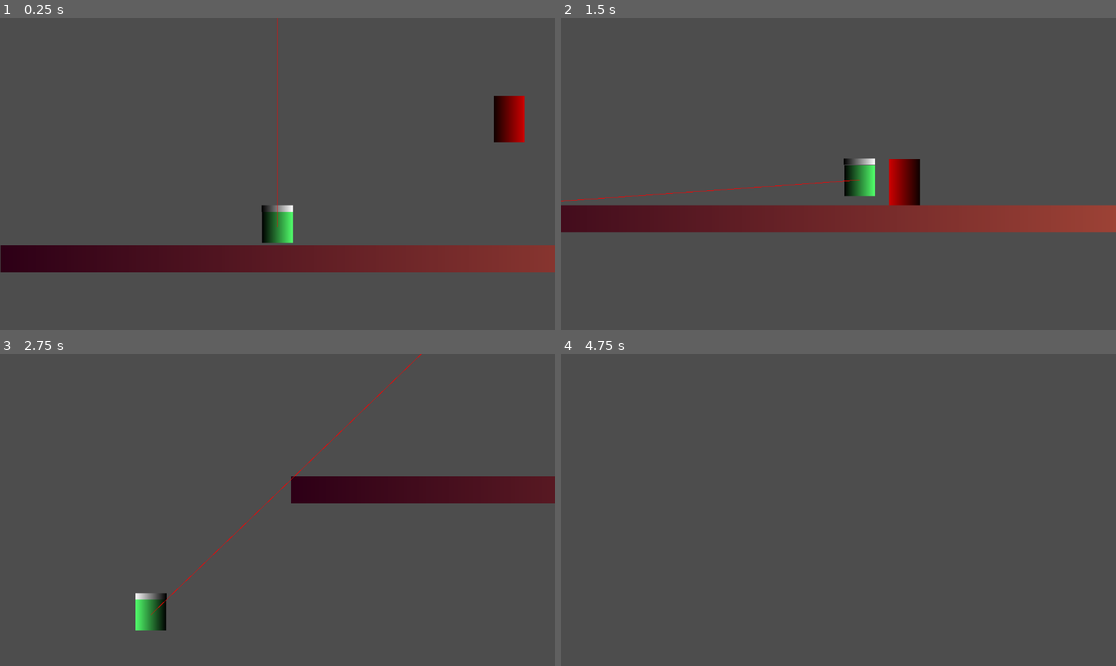
Above: before the commit, frames 1-4 (two rows, left to right).
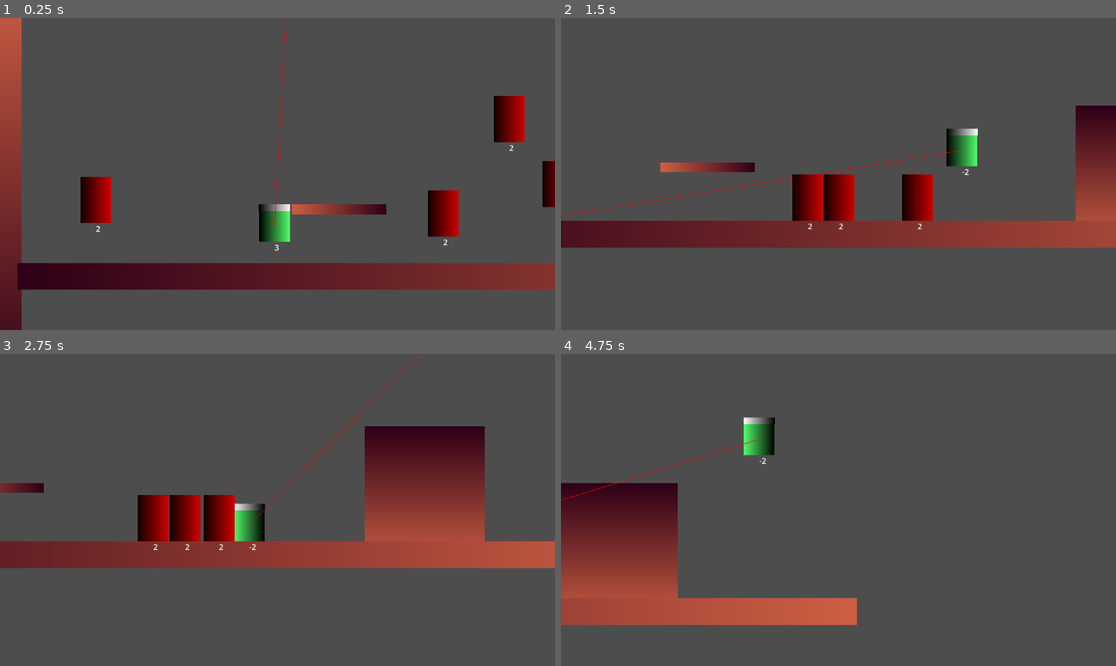
Above: after the commit, the same moments.

Repository: muffindohoah/coffee
Game: Godot game, scene res://test_level.tscn
Two runs of this game, one before a commit and one after it. Both use one fixed random seed, a clock stepped at 60 frames per second and the inputs below.
Inputs (mouse positions are in pixels of both pictures, inside the frame that each line leads up to):
- Up to frame 1 (0.25 s): no input
- Up to frame 2 (1.5 s): move the mouse to (960, 158) at 0.52 s; hold D (right) from 0.53 s (still down); tap Shift (dodgeparry) at 0.6 s; tap W (jump) at 0.77 s; click (960, 158) at 0.8 s; move the mouse to (727, 189) at 1.27 s; click (727, 189) at 1.35 s
- Up to frame 3 (2.75 s): tap W (jump) at 1.52 s; tap Shift (dodgeparry) at 1.55, 2.1 s; move the mouse to (333, 441) at 2.02 s; release D (right) at 2.03 s; hold A (left) from 2.03 s (still down); click (333, 441) at 2.3 s
- Up to frame 4 (4.75 s): move the mouse to (810, 572) at 2.77 s; release A (left) at 2.78 s; hold D (right) 2.78-4.28 s; click (810, 572) at 2.85 s; tap W (jump) at 3.02, 3.77, 4.52 s; tap Shift (dodgeparry) at 3.05, 3.6, 4.55 s; move the mouse to (1005, 556) at 3.52 s; click (1005, 556) at 3.8 s; move the mouse to (672, 463) at 4.27 s; hold A (left) from 4.28 s (still down); click (672, 463) at 4.35 s

The runs differ from the first frame. In frame 1, 18% of the frame differs, in the area x 0-100%, y 0-100%; in frame 2, 16%; in frame 3, 23%, in the area x 0-100%, y 0-89%; in frame 4, 13%.

Commit message:
added counter, fixed roll/parry + more

Diff:
--- a/coffee/enemy.gd
+++ b/coffee/enemy.gd
@@ -1,13 +1,22 @@
 extends CharacterBody2D
 
 
-const SPEED = 300.0
-const ACCELERATION = 500.0
-const JUMP_VELOCITY = -400.0
+@export var SPEED = 300.0
+@export var ACCELERATION = 500.0
+@export var JUMP_VELOCITY = -400.0
+@export var INITIAL_HEALTH = 2
+@export var BASE_DAMAGE = 1
 
+var knockback: Vector2
+
+var health = INITIAL_HEALTH
 var targets: Array[Node2D] = []
 
+
+
 func _physics_process(delta: float) -> void:
+
+	$healthLabel.text = str(health)
 	# Add the gravity.
 	if not is_on_floor():
 		velocity += get_gravity() * delta
@@ -26,10 +35,16 @@
 		else:
 			velocity.x = move_toward(velocity.x, 0, ACCELERATION * delta)
 
+
+	knockback = knockback.move_toward(Vector2.ZERO, 2000 * delta)
+	velocity += knockback
 	move_and_slide()
+	velocity -= knockback
 
-func hit(damage: int) -> void:
-	die()
+func hit(from:CharacterBody2D, damage: int) -> void:
+	health -= damage
+	if health <= 0:
+		die()
 
 func die() -> void:
 	queue_free()
@@ -40,8 +55,4 @@
 
 func _on_attack_body_entered(body: Node2D) -> void:
 	if body.is_in_group("player") and body.is_in_group("damageable"):
-		var b := body as CharacterBody2D
-		b.knockback += Vector2(
-			sign(b.global_position.x - global_position.x) * 1000,
-			-500
-		)
+		body.hit(self, BASE_DAMAGE)
--- a/coffee/enemy.tscn
+++ b/coffee/enemy.tscn
@@ -21,7 +21,7 @@
 
 [node name="enemy" type="CharacterBody2D" groups=["damageable", "enemy"]]
 collision_layer = 16
-collision_mask = 3
+collision_mask = 18
 script = ExtResource("1_2kq0b")
 
 [node name="flip2d" parent="." instance=ExtResource("2_7f8vj")]
@@ -51,5 +51,10 @@
 position = Vector2(0, -54.5)
 shape = SubResource("RectangleShape2D_hqgik")
 
+[node name="healthLabel" type="Label" parent="."]
+offset_right = 40.0
+offset_bottom = 23.0
+text = "0"
+
 [connection signal="body_entered" from="detectionrange" to="." method="_on_detectionrange_body_entered"]
 [connection signal="body_entered" from="attack" to="." method="_on_attack_body_entered"]
--- a/coffee/hitbox.tscn
+++ b/coffee/hitbox.tscn
@@ -3,3 +3,4 @@
 [node name="hitbox" type="Area2D" groups=["hitbox"]]
 
 [node name="CollisionShape2D" type="CollisionShape2D" parent="."]
+debug_color = Color(0.683497, 0.0981271, 0.214565, 0.42)
--- a/coffee/level_select.tscn
+++ b/coffee/level_select.tscn
@@ -104,6 +104,89 @@
 shader_parameter/_specular_strength = 0.075
 shader_parameter/_glossiness = 0.067
 
+[sub_resource type="Animation" id="Animation_lv6sf"]
+length = 0.001
+tracks/0/type = "value"
+tracks/0/imported = false
+tracks/0/enabled = true
+tracks/0/path = NodePath("Camera3D:rotation")
+tracks/0/interp = 1
+tracks/0/loop_wrap = true
+tracks/0/keys = {
+"times": PackedFloat32Array(0),
+"transitions": PackedFloat32Array(1),
+"update": 0,
+"values": [Vector3(-0.216421, 0.216421, 0)]
+}
+tracks/1/type = "value"
+tracks/1/imported = false
+tracks/1/enabled = true
+tracks/1/path = NodePath("Camera3D:position")
+tracks/1/interp = 1
+tracks/1/loop_wrap = true
+tracks/1/keys = {
+"times": PackedFloat32Array(0),
+"transitions": PackedFloat32Array(1),
+"update": 0,
+"values": [Vector3(0, 16.045, -1.58)]
+}
+
+[sub_resource type="Animation" id="Animation_oalcu"]
+resource_name = "corporate"
+length = 1.5
+tracks/0/type = "value"
+tracks/0/imported = false
+tracks/0/enabled = true
+tracks/0/path = NodePath("Camera3D:position")
+tracks/0/interp = 1
+tracks/0/loop_wrap = true
+tracks/0/keys = {
+"times": PackedFloat32Array(1.5),
+"transitions": PackedFloat32Array(1),
+"update": 0,
+"values": [Vector3(-0.165, 15.18, -1.62)]
+}
+tracks/1/type = "value"
+tracks/1/imported = false
+tracks/1/enabled = true
+tracks/1/path = NodePath("Camera3D:rotation")
+tracks/1/interp = 1
+tracks/1/loop_wrap = true
+tracks/1/keys = {
+"times": PackedFloat32Array(1.5),
+"transitions": PackedFloat32Array(0.258816),
+"update": 0,
+"values": [Vector3(0.411898, 3.12763, 0)]
+}
+
+[sub_resource type="Animation" id="Animation_fw4ki"]
+resource_name = "country"
+length = 1.5
+tracks/0/type = "value"
+tracks/0/imported = false
+tracks/0/enabled = true
+tracks/0/path = NodePath("Camera3D:rotation")
+tracks/0/interp = 1
+tracks/0/loop_wrap = true
+tracks/0/keys = {
+"times": PackedFloat32Array(1.5),
+"transitions": PackedFloat32Array(0.392292),
+"update": 0,
+"values": [Vector3(-0.216421, 1.73311, 0)]
+}
+tracks/1/type = "value"
+tracks/1/imported = false
+tracks/1/enabled = true
+tracks/1/path = NodePath("Camera3D:position")
+tracks/1/interp = 1
+tracks/1/loop_wrap = true
+tracks/1/keys = {
+"times": PackedFloat32Array(1.5),
+"transitions": PackedFloat32Array(0.392292),
+"update": 0,
+"values": [Vector3(-1.755, 15, -2.025)]
+}
+
 [sub_resource type="Animation" id="Animation_7pggq"]
 resource_name = "industrial"
 length = 1.5
@@ -132,34 +215,6 @@
 "values": [Vector3(0.432842, -1.5708, 0)]
 }
 
-[sub_resource type="Animation" id="Animation_oalcu"]
-resource_name = "corporate"
-length = 1.5
-tracks/0/type = "value"
-tracks/0/imported = false
-tracks/0/enabled = true
-tracks/0/path = NodePath("Camera3D:position")
-tracks/0/interp = 1
-tracks/0/loop_wrap = true
-tracks/0/keys = {
-"times": PackedFloat32Array(1.5),
-"transitions": PackedFloat32Array(1),
-"update": 0,
-"values": [Vector3(-0.165, 15.18, -1.62)]
-}
-tracks/1/type = "value"
-tracks/1/imported = false
-tracks/1/enabled = true
-tracks/1/path = NodePath("Camera3D:rotation")
-tracks/1/interp = 1
-tracks/1/loop_wrap = true
-tracks/1/keys = {
-"times": PackedFloat32Array(1.5),
-"transitions": PackedFloat32Array(0.258816),
-"update": 0,
-"values": [Vector3(0.411898, 3.12763, 0)]
-}
-
 [sub_resource type="Animation" id="Animation_aul1w"]
 resource_name = "residential"
 length = 1.5
@@ -183,61 +238,6 @@
 tracks/1/loop_wrap = true
 tracks/1/keys = {
 "times": PackedFloat32Array(1.5),
-"transitions": PackedFloat32Array(1),
-"update": 0,
-"values": [Vector3(0, 16.045, -1.58)]
-}
-
-[sub_resource type="Animation" id="Animation_fw4ki"]
-resource_name = "country"
-length = 1.5
-tracks/0/type = "value"
-tracks/0/imported = false
-tracks/0/enabled = true
-tracks/0/path = NodePath("Camera3D:rotation")
-tracks/0/interp = 1
-tracks/0/loop_wrap = true
-tracks/0/keys = {
-"times": PackedFloat32Array(1.5),
-"transitions": PackedFloat32Array(0.392292),
-"update": 0,
-"values": [Vector3(-0.216421, 1.73311, 0)]
-}
-tracks/1/type = "value"
-tracks/1/imported = false
-tracks/1/enabled = true
-tracks/1/path = NodePath("Camera3D:position")
-tracks/1/interp = 1
-tracks/1/loop_wrap = true
-tracks/1/keys = {
-"times": PackedFloat32Array(1.5),
-"transitions": PackedFloat32Array(0.392292),
-"update": 0,
-"values": [Vector3(-1.755, 15, -2.025)]
-}
-
-[sub_resource type="Animation" id="Animation_lv6sf"]
-length = 0.001
-tracks/0/type = "value"
-tracks/0/imported = false
-tracks/0/enabled = true
-tracks/0/path = NodePath("Camera3D:rotation")
-tracks/0/interp = 1
-tracks/0/loop_wrap = true
-tracks/0/keys = {
-"times": PackedFloat32Array(0),
-"transitions": PackedFloat32Array(1),
-"update": 0,
-"values": [Vector3(-0.216421, 0.216421, 0)]
-}
-tracks/1/type = "value"
-tracks/1/imported = false
-tracks/1/enabled = true
-tracks/1/path = NodePath("Camera3D:position")
-tracks/1/interp = 1
-tracks/1/loop_wrap = true
-tracks/1/keys = {
-"times": PackedFloat32Array(0),
 "transitions": PackedFloat32Array(1),
 "update": 0,
 "values": [Vector3(0, 16.045, -1.58)]
@@ -252,50 +252,48 @@
 "residential": SubResource("Animation_aul1w")
 }
 
-[sub_resource type="FastNoiseLite" id="FastNoiseLite_t1c1e"]
-seed = 205
-frequency = 0.0005
-offset = Vector3(0, 487.8, 0)
-domain_warp_enabled = true
-metadata/_preview_in_3d_space_ = true
-
-[sub_resource type="NoiseTexture2D" id="NoiseTexture2D_q8ivv"]
-noise = SubResource("FastNoiseLite_t1c1e")
-
-[sub_resource type="ProceduralSkyMaterial" id="ProceduralSkyMaterial_klofm"]
-sky_cover = SubResource("NoiseTexture2D_q8ivv")
-
-[sub_resource type="Sky" id="Sky_vdg3i"]
-sky_material = SubResource("ProceduralSkyMaterial_klofm")
-
-[sub_resource type="Environment" id="Environment_21piy"]
+[sub_resource type="FastNoiseLite" id="FastNoiseLite_11fp4"]
+
+[sub_resource type="NoiseTexture2D" id="NoiseTexture2D_t0672"]
+in_3d_space = true
+seamless = true
+noise = SubResource("FastNoiseLite_11fp4")
+
+[sub_resource type="ProceduralSkyMaterial" id="ProceduralSkyMaterial_dm55r"]
+sky_curve = 0.974702
+sky_cover = SubResource("NoiseTexture2D_t0672")
+energy_multiplier = 2.47
+
+[sub_resource type="Sky" id="Sky_afmsg"]
+sky_material = SubResource("ProceduralSkyMaterial_dm55r")
+
+[sub_resource type="Environment" id="Environment_rdem1"]
 background_mode = 2
-sky = SubResource("Sky_vdg3i")
-ambient_light_source = 3
+sky = SubResource("Sky_afmsg")
+reflected_light_source = 2
 tonemap_mode = 1
 ssr_enabled = true
 ssao_enabled = true
 ssil_enabled = true
 sdfgi_enabled = true
-glow_normalized = true
-fog_mode = 1
-fog_sun_scatter = 1.0
-fog_density = 1.0
-volumetric_fog_enabled = true
-volumetric_fog_density = 0.0184
-adjustment_brightness = 0.58
+sdfgi_use_occlusion = true
+glow_enabled = true
 
 [node name="level_select" type="Node3D"]
 script = ExtResource("1_00viv")
+
+[node name="DirectionalLight3D" type="DirectionalLight3D" parent="."]
+transform = Transform3D(-0.910684, -0.342479, 0.231005, 0, 0.559193, 0.829038, -0.413104, 0.754991, -0.509248, 0, 0, 0)
+shadow_enabled = true
 
 [node name="MeshInstance3D" type="MeshInstance3D" parent="."]
 mesh = ExtResource("1_fqjfc")
 surface_material_override/1 = SubResource("ShaderMaterial_qvs10")
 
 [node name="Camera3D" type="Camera3D" parent="."]
-transform = Transform3D(0.976672, -0.0461113, 0.209726, 0, 0.976672, 0.214735, -0.214735, -0.209726, 0.953889, 0, 16.045, -1.58)
+transform = Transform3D(0.976672, -0.0461113, 0.209726, 0, 0.976672, 0.214736, -0.214735, -0.209726, 0.953889, 0, 16.045, -1.58)
 current = true
-fov = 98.2
+fov = 106.7
 
 [node name="AnimationPlayer" type="AnimationPlayer" parent="."]
 libraries = {
@@ -306,4 +304,4 @@
 [node name="CanvasLayer" type="CanvasLayer" parent="."]
 
 [node name="WorldEnvironment" type="WorldEnvironment" parent="."]
-environment = SubResource("Environment_21piy")
+environment = SubResource("Environment_rdem1")
--- a/coffee/player.gd
+++ b/coffee/player.gd
@@ -2,26 +2,38 @@
 
 @onready var anim_player := $AnimationPlayer
 @onready var dodge_cooldown_timer := $dodgecooldown
+@onready var counter_pivotpoint = $counterpivotpoint
+@onready var counter_hitbox = $counterpivotpoint/counter_hitbox
+@onready var slice_hitbox = $flip2d/slice_hitbox
 
 const COOLDOWN := 0.5
 const ROLL_SPEED := 1000
 const SPEED := 500.0
 const GRAVITY := 5000.0
 const JUMP_SPEED := 0.3 * GRAVITY# + 1000.0
+const BASE_DAMAGE := 1
+const INITIAL_HEALTH := 3
 
+var health = INITIAL_HEALTH
 var knockback := Vector2.ZERO
 
 var isinvulnerable := true
 var canattack := true
 var canmove := true
+var doesgravity := true
 
 func _ready() -> void:
 	dodge_cooldown_timer.wait_time = COOLDOWN
+	counter_hitbox.monitoring = false
+	slice_hitbox.monitoring = false
 
 func _process(delta: float) -> void:
 	$Line2D.look_at(get_global_mouse_position())
 
 func _physics_process(delta: float) -> void:
+
+	$healthLabel.text = str(health)
+
 
 	if canmove:
 		_movement_process(delta)
@@ -38,15 +50,21 @@
 
 	var direction := Input.get_axis("left", "right")
 
-	if Input.is_action_just_pressed("dodgeparry") && (Input.is_action_pressed("left") or Input.is_action_pressed("right")):
-		roll(direction)
+	if canattack:
+		if Input.is_action_just_pressed("melee"):
+			slice()
 
-	elif Input.is_action_just_pressed("dodgeparry"):
-		parry()
+	if dodge_cooldown_timer.time_left <= 0:
+		if Input.is_action_just_pressed("dodgeparry") && (Input.is_action_pressed("left") or Input.is_action_pressed("right")):
+			roll(direction)
+
+		elif Input.is_action_just_pressed("dodgeparry"):
+			parry()
 
 func _movement_process(delta: float):
-	if not is_on_floor():
-		velocity.y += GRAVITY * delta
+	if doesgravity:
+		if not is_on_floor():
+			velocity.y += GRAVITY * delta
 	if Input.is_action_just_pressed("jump") and is_on_floor():
 		velocity.y -= JUMP_SPEED
 	var direction := Input.get_axis("left", "right")
@@ -60,24 +78,72 @@
 	if direction > 0: $flip2d.face(1)
 
 func parry():
-	if dodge_cooldown_timer.time_left == 0:
-		anim_player.play("parry")
-		dodge_cooldown_timer.start()
+
+	isinvulnerable = true
+	doesgravity = false
+	anim_player.play("parry")
+	dodge_cooldown_timer.start()
+
+func counter(enemy):
+	anim_player.pause()
+	counter_pivotpoint.look_at(enemy.position)
+	counter_hitbox.monitoring = true
+	anim_player.play()
+	#dodge_cooldown_timer.stop()
+	#dodge_cooldown_timer.start(0)
+	self.knockback += Vector2(
+			sign(self.global_position.x - enemy.global_position.x) * 1000,
+			-1000
+		)
+
 
 func roll(direction):
-	if dodge_cooldown_timer.time_left == 0:
-		canmove = false
-		anim_player.play("roll")
-		velocity.y += -20
-		velocity.x = direction * ROLL_SPEED
-		dodge_cooldown_timer.start()
+	slice_hitbox.monitoring = false
+
+
+	set_collision_mask_value(5, false)
+	canmove = false
+	anim_player.play("roll")
+	velocity.y += -20
+	velocity.x = direction * ROLL_SPEED
+	dodge_cooldown_timer.start()
 
 func _on_animation_player_animation_finished(anim_name: StringName) -> void:
 	if anim_name == "roll":
 		canmove = true
+		set_collision_mask_value(5, true)
+	if anim_name == "parry":
+		isinvulnerable = false
+		doesgravity = true
+		counter_hitbox.monitoring = false
+		counter_hitbox.monitorable = false
 
-func hit(damage: int) -> void:
-	pass
+func hit(from: CharacterBody2D, damage: int) -> void:
+	if anim_player.current_animation == "parry":
+		counter(from)
+	elif anim_player.current_animation == "roll":
+		print("rollthrough")
+	else:
+		health -= damage
+		self.knockback += Vector2(
+			sign(self.global_position.x - from.global_position.x) * 1000,
+			-500
+		)
 
 func die() -> void:
 	queue_free()
+
+func _on_counter_hitbox_body_entered(body: Node2D) -> void:
+	if body.is_in_group("damageable"):
+		body.hit(self, BASE_DAMAGE)
+
+func slice():
+	anim_player.play("slice")
+
+func _on_slice_hitbox_body_entered(body: Node2D) -> void:
+	if body.is_in_group("damageable"):
+		body.hit(self, BASE_DAMAGE)
+		body.knockback += Vector2(
+			sign(body.global_position.x - global_position.x) * 400,
+			-300
+		)
--- a/coffee/player.tscn
+++ b/coffee/player.tscn
@@ -1,7 +1,8 @@
-[gd_scene load_steps=12 format=3 uid="uid://dsiagdguuasxg"]
+[gd_scene load_steps=17 format=3 uid="uid://dsiagdguuasxg"]
 
 [ext_resource type="Script" path="res://player.gd" id="1_53qcj"]
 [ext_resource type="PackedScene" uid="uid://ddtj8kqkup2gn" path="res://scenes/components/flip_2d.tscn" id="2_m1dq5"]
+[ext_resource type="PackedScene" uid="uid://dvsrfwsjm0ejv" path="res://hitbox.tscn" id="3_gko32"]
 
 [sub_resource type="Gradient" id="Gradient_t1l8p"]
 
@@ -12,6 +13,9 @@
 
 [sub_resource type="GradientTexture1D" id="GradientTexture1D_qfsk1"]
 gradient = SubResource("Gradient_sfueg")
+
+[sub_resource type="RectangleShape2D" id="RectangleShape2D_u8y4p"]
+size = Vector2(60, 36)
 
 [sub_resource type="CapsuleShape2D" id="CapsuleShape2D_htvss"]
 radius = 32.0
@@ -31,10 +35,34 @@
 "update": 0,
 "values": [Color(0.32, 1, 0.422, 1)]
 }
+tracks/1/type = "value"
+tracks/1/imported = false
+tracks/1/enabled = true
+tracks/1/path = NodePath("flip2d/slice_hitbox:monitoring")
+tracks/1/interp = 1
+tracks/1/loop_wrap = true
+tracks/1/keys = {
+"times": PackedFloat32Array(0),
+"transitions": PackedFloat32Array(1),
+"update": 1,
+"values": [true]
+}
+tracks/2/type = "value"
+tracks/2/imported = false
+tracks/2/enabled = true
+tracks/2/path = NodePath("flip2d/slice_hitbox:visible")
+tracks/2/interp = 1
+tracks/2/loop_wrap = true
+tracks/2/keys = {
+"times": PackedFloat32Array(0),
+"transitions": PackedFloat32Array(1),
+"update": 1,
+"values": [true]
+}
 
 [sub_resource type="Animation" id="Animation_60v6o"]
 resource_name = "parry"
-length = 0.1
+length = 0.3
 tracks/0/type = "value"
 tracks/0/imported = false
 tracks/0/enabled = true
@@ -42,7 +70,7 @@
 tracks/0/interp = 1
 tracks/0/loop_wrap = true
 tracks/0/keys = {
-"times": PackedFloat32Array(0, 0.1),
+"times": PackedFloat32Array(0, 0.233333),
 "transitions": PackedFloat32Array(1, 1),
 "update": 0,
 "values": [Color(1, 1, 1, 1), Color(0.32, 1, 0.422, 1)]
@@ -52,15 +80,51 @@
 resource_name = "roll"
 length = 0.3
 
+[sub_resource type="Animation" id="Animation_2ncfx"]
+resource_name = "counter"
+
+[sub_resource type="Animation" id="Animation_hp5m2"]
+resource_name = "slice"
+length = 0.3
+tracks/0/type = "value"
+tracks/0/imported = false
+tracks/0/enabled = true
+tracks/0/path = NodePath("flip2d/slice_hitbox:monitoring")
+tracks/0/interp = 1
+tracks/0/loop_wrap = true
+tracks/0/keys = {
+"times": PackedFloat32Array(0.0333333, 0.3),
+"transitions": PackedFloat32Array(1, 1),
+"update": 1,
+"values": [true, false]
+}
+tracks/1/type = "value"
+tracks/1/imported = false
+tracks/1/enabled = true
+tracks/1/path = NodePath("flip2d/slice_hitbox:visible")
+tracks/1/interp = 1
+tracks/1/loop_wrap = true
+tracks/1/keys = {
+"times": PackedFloat32Array(0.0333333, 0.3),
+"transitions": PackedFloat32Array(1, 1),
+"update": 1,
+"values": [true, false]
+}
+
 [sub_resource type="AnimationLibrary" id="AnimationLibrary_0odbd"]
 _data = {
 "RESET": SubResource("Animation_j25g7"),
+"counter": SubResource("Animation_2ncfx"),
 "parry": SubResource("Animation_60v6o"),
-"roll": SubResource("Animation_txax0")
+"roll": SubResource("Animation_txax0"),
+"slice": SubResource("Animation_hp5m2")
 }
 
-[node name="Player" type="CharacterBody2D" groups=["damageable", "player"]]
-collision_mask = 2
+[sub_resource type="RectangleShape2D" id="RectangleShape2D_vtmy3"]
+size = Vector2(33, 63.5)
+
+[node name="player" type="CharacterBody2D" groups=["damageable", "player"]]
+collision_mask = 18
 script = ExtResource("1_53qcj")
 
 [node name="flip2d" parent="." instance=ExtResource("2_m1dq5")]
@@ -75,6 +139,14 @@
 position = Vector2(0, -71)
 scale = Vector2(0.253906, 13.875)
 texture = SubResource("GradientTexture1D_qfsk1")
+
+[node name="slice_hitbox" parent="flip2d" instance=ExtResource("3_gko32")]
+collision_layer = 0
+collision_mask = 16
+
+[node name="CollisionShape2D" parent="flip2d/slice_hitbox" index="0"]
+position = Vector2(62, -26)
+shape = SubResource("RectangleShape2D_u8y4p")
 
 [node name="CollisionShape2D" type="CollisionShape2D" parent="."]
 position = Vector2(0, -32)
@@ -101,5 +173,27 @@
 width = 1.0
 default_color = Color(1, 0, 0, 1)
 
+[node name="counterpivotpoint" type="Node2D" parent="."]
+position = Vector2(0, -32)
+
+[node name="counter_hitbox" parent="counterpivotpoint" instance=ExtResource("3_gko32")]
+position = Vector2(0, 32)
+collision_layer = 0
+collision_mask = 16
+
+[node name="CollisionShape2D" parent="counterpivotpoint/counter_hitbox" index="0"]
+position = Vector2(48.5, -32.25)
+shape = SubResource("RectangleShape2D_vtmy3")
+debug_color = Color(0.945308, 0.194628, 0.340541, 0.42)
+
+[node name="healthLabel" type="Label" parent="."]
+offset_right = 40.0
+offset_bottom = 23.0
+
+[connection signal="body_entered" from="flip2d/slice_hitbox" to="." method="_on_slice_hitbox_body_entered"]
 [connection signal="animation_finished" from="AnimationPlayer" to="." method="_on_animation_player_animation_finished"]
 [connection signal="animation_started" from="AnimationPlayer" to="." method="_on_animation_player_animation_started"]
+[connection signal="body_entered" from="counterpivotpoint/counter_hitbox" to="." method="_on_counter_hitbox_body_entered"]
+
+[editable path="flip2d/slice_hitbox"]
+[editable path="counterpivotpoint/counter_hitbox"]
--- a/coffee/test_level.tscn
+++ b/coffee/test_level.tscn
@@ -1,7 +1,10 @@
-[gd_scene load_steps=6 format=3 uid="uid://c0nddjj4e8i5j"]
+[gd_scene load_steps=7 format=3 uid="uid://c0nddjj4e8i5j"]
 
 [ext_resource type="PackedScene" uid="uid://dsiagdguuasxg" path="res://player.tscn" id="1_1cwla"]
 [ext_resource type="PackedScene" uid="uid://c53gmymolr23u" path="res://enemy.tscn" id="2_ngk4t"]
+
+[sub_resource type="PhysicsMaterial" id="PhysicsMaterial_n2l7a"]
+rough = true
 
 [sub_resource type="RectangleShape2D" id="RectangleShape2D_qbl10"]
 size = Vector2(2055, 56)
@@ -14,21 +17,88 @@
 
 [node name="test_level" type="Node2D"]
 
+[node name="StaticBody2D4" type="StaticBody2D" parent="."]
+position = Vector2(252, 518)
+rotation = -3.14158
+scale = Vector2(0.0955778, 0.361647)
+skew = 0.000340223
+collision_layer = 2
+collision_mask = 0
+physics_material_override = SubResource("PhysicsMaterial_n2l7a")
+
+[node name="CollisionShape2D" type="CollisionShape2D" parent="StaticBody2D4"]
+position = Vector2(0.5, 3)
+shape = SubResource("RectangleShape2D_qbl10")
+
+[node name="Sprite2D" type="Sprite2D" parent="StaticBody2D4"]
+position = Vector2(-0.25, 2.87512)
+scale = Vector2(8.01758, 55.75)
+texture = SubResource("GradientTexture1D_01e8s")
+
+[node name="StaticBody2D3" type="StaticBody2D" parent="."]
+position = Vector2(1153, 535)
+rotation = -4.71238
+scale = Vector2(0.141795, 4.4618)
+collision_layer = 2
+collision_mask = 0
+
+[node name="CollisionShape2D" type="CollisionShape2D" parent="StaticBody2D3"]
+position = Vector2(0.5, 3)
+shape = SubResource("RectangleShape2D_qbl10")
+
+[node name="Sprite2D" type="Sprite2D" parent="StaticBody2D3"]
+position = Vector2(-0.25, 2.87512)
+scale = Vector2(8.01758, 55.75)
+texture = SubResource("GradientTexture1D_01e8s")
+
+[node name="StaticBody2D2" type="StaticBody2D" parent="."]
+position = Vector2(-438, 470)
+rotation = -1.57079
+scale = Vector2(0.421813, 0.999958)
+collision_layer = 2
+collision_mask = 0
+
+[node name="CollisionShape2D" type="CollisionShape2D" parent="StaticBody2D2"]
+position = Vector2(0.5, 3)
+shape = SubResource("RectangleShape2D_qbl10")
+
+[node name="Sprite2D" type="Sprite2D" parent="StaticBody2D2"]
+position = Vector2(-0.25, 2.87512)
+scale = Vector2(8.01758, 55.75)
+texture = SubResource("GradientTexture1D_01e8s")
+
 [node name="StaticBody2D" type="StaticBody2D" parent="."]
+position = Vector2(611, 653)
 collision_layer = 2
 collision_mask = 0
 
 [node name="CollisionShape2D" type="CollisionShape2D" parent="StaticBody2D"]
-position = Vector2(576.5, 620)
+position = Vector2(0.5, 3)
 shape = SubResource("RectangleShape2D_qbl10")
 
 [node name="Sprite2D" type="Sprite2D" parent="StaticBody2D"]
-position = Vector2(575.75, 619.875)
+position = Vector2(-0.25, 2.87512)
 scale = Vector2(8.01758, 55.75)
 texture = SubResource("GradientTexture1D_01e8s")
 
-[node name="Player" parent="." instance=ExtResource("1_1cwla")]
+[node name="player" parent="." instance=ExtResource("1_1cwla")]
 position = Vector2(124, 420)
+
+[node name="enemy2" parent="." instance=ExtResource("2_ngk4t")]
+position = Vector2(-253, 517)
+SPEED = 100.0
+ACCELERATION = 50.0
+INITIAL_HEALTH = 5
+
+[node name="enemy4" parent="." instance=ExtResource("2_ngk4t")]
+position = Vector2(468, 545)
+INITIAL_HEALTH = 3
+
+[node name="enemy3" parent="." instance=ExtResource("2_ngk4t")]
+position = Vector2(706, 484)
+SPEED = 100.0
+ACCELERATION = 100.0
+INITIAL_HEALTH = 3
 
 [node name="enemy" parent="." instance=ExtResource("2_ngk4t")]
 position = Vector2(605, 349)
